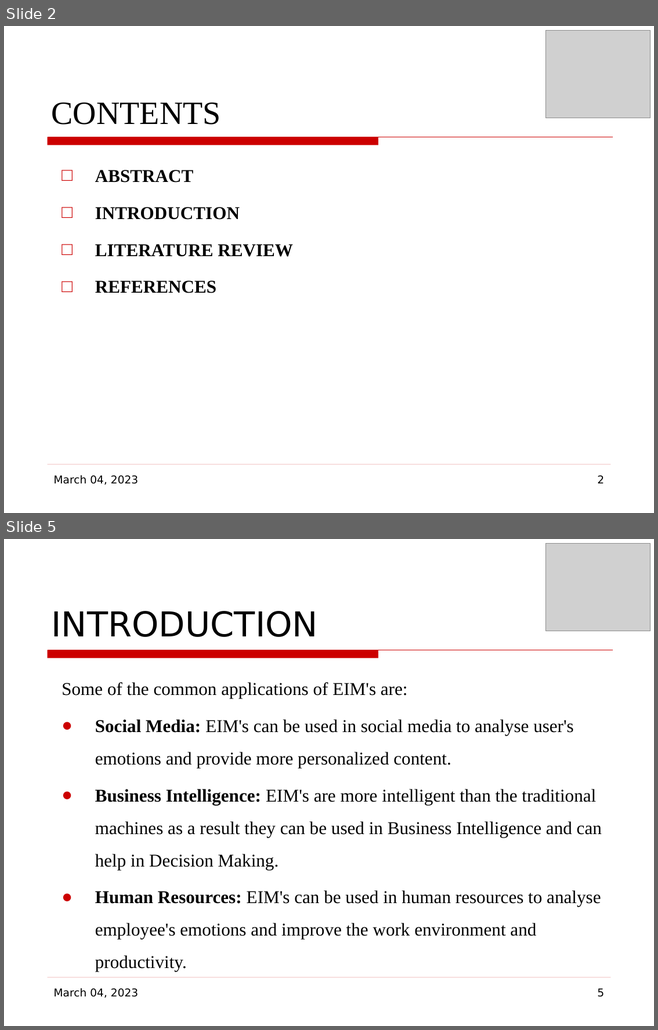
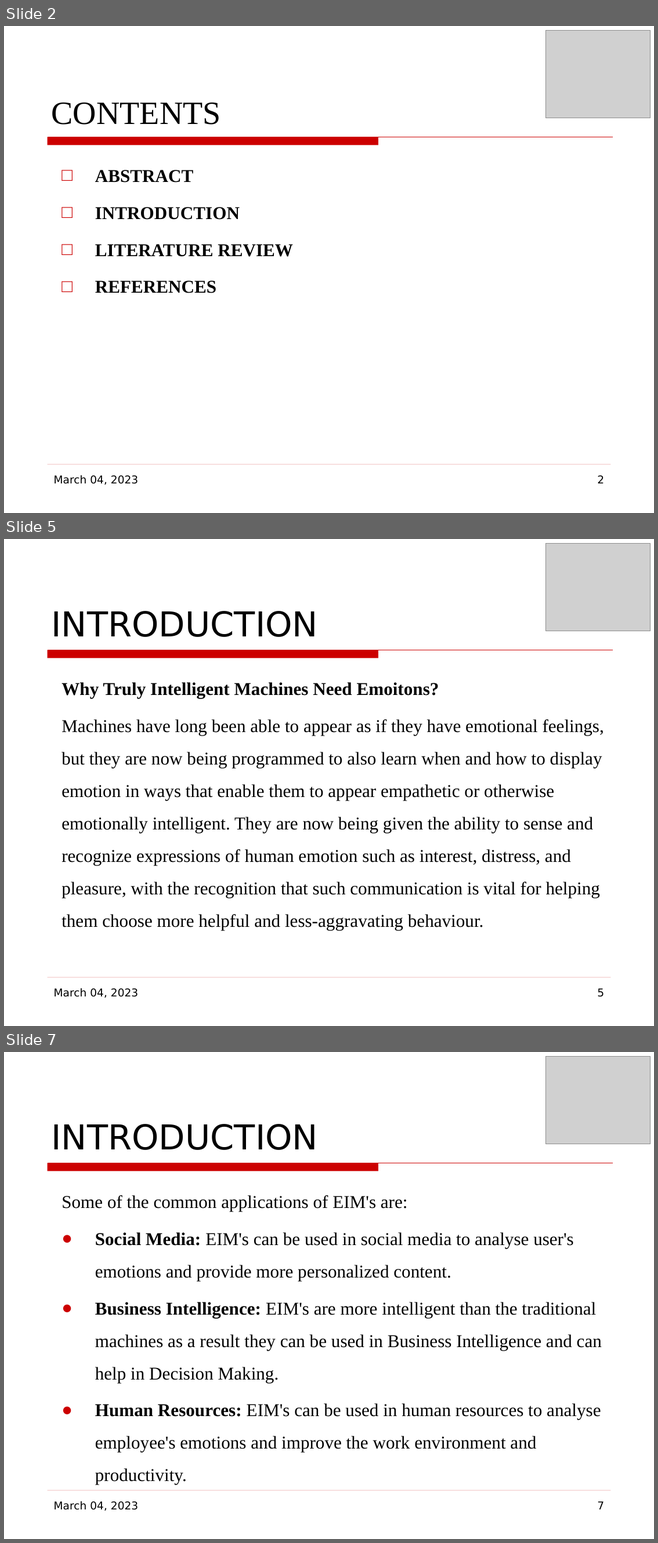
Before and after one commit to mohitlabs/Research, a slide deck: Emotionally Intelligent Machines(EIM's) & Sentiment Synthesis based on Ancient Vedic Astrology/Conference Paper.odp. Shown one above the other, each under a label of ours: slides 2 and 5 before the commit, slides 2, 5 and 7 after it; the slides between them are not shown. The pictures are 658x1030 and 658x1543 pixels, drawn with LibreOffice and Linux fonts; fonts in the diff are those of the drawing; grey boxes stand for pictures; background and template pictures are left out. Boxes give left, top, right and bottom in pixels: in the first picture for what was removed or moved away, otherwise in the second. Text is boxed around its words. In the diff, an @@ line names an element or a change of style, - is before the commit and + after.

```diff
--- a/Emotionally Intelligent Machines(EIM's) & Sentiment Synthesis based on Ancient Vedic Astrology/Conference Paper.odp
+++ b/Emotionally Intelligent Machines(EIM's) & Sentiment Synthesis based on Ancient Vedic Astrology/Conference Paper.odp
@@ slide 5 added at (4, 539, 654, 1026), background picture (left out); not listed: 2 template elements that a slide beside it also shows @@
@@ picture added at (545, 544, 650, 631) @@
@@ title added at (52, 611, 318, 637), 38 pt, text #000000 @@
+INTRODUCTION
@@ text added at (61, 682, 604, 931), 20 pt, text #000000 @@
+Why Truly Intelligent Machines Need Emoitons?
+Machines have long been able to appear as if they have emotional feelings, but they are now being programmed to also learn when and how to display emotion in ways that enable them to appear empathetic or otherwise emotionally intelligent. They are now being given the ability to sense and recognize expressions of human emotion such as interest, distress, and pleasure, with the recognition that such communication is vital for helping them choose more helpful and less-aggravating behaviour.
@@ text added at (54, 988, 138, 998), 12 pt, text #000000 @@
+March 04, 2023
@@ page number added at (597, 988, 604, 997), 12 pt, text #000000 @@
+5
@@ what was slide 5 is now slide 7 @@
@@ page number at (597, 1501, 604, 1510): text changed @@
-5
+7
```
Also in this commit, not shown: 3 slides changed, 6 other slides added, 2 other files.
